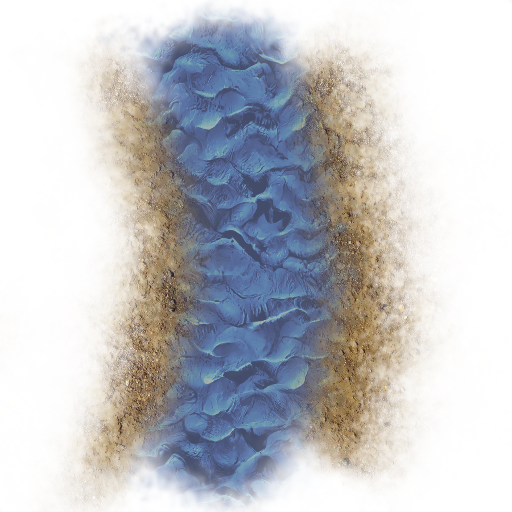
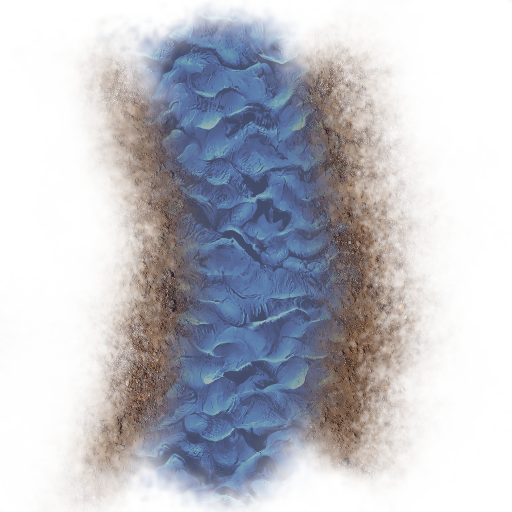
Before/after of a w=512, h=512 layered artwork. What changed in the layer stack:
painted on "background" over [58, 30, 443, 512]
